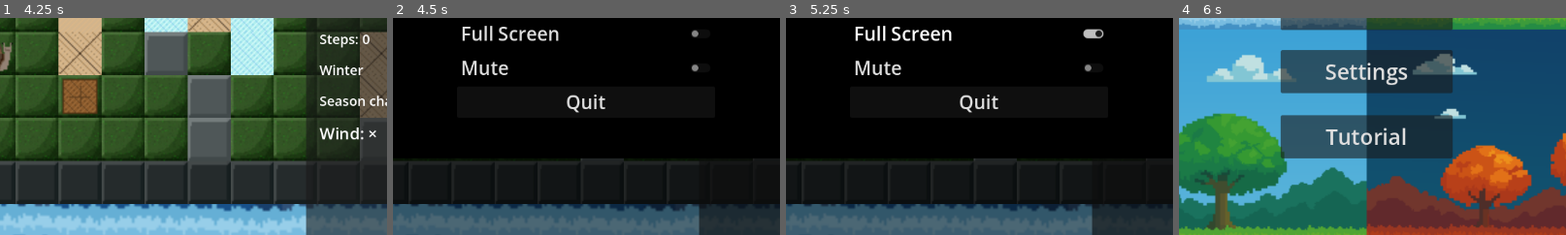
Above: before the commit, frames 1-4 (left to right).
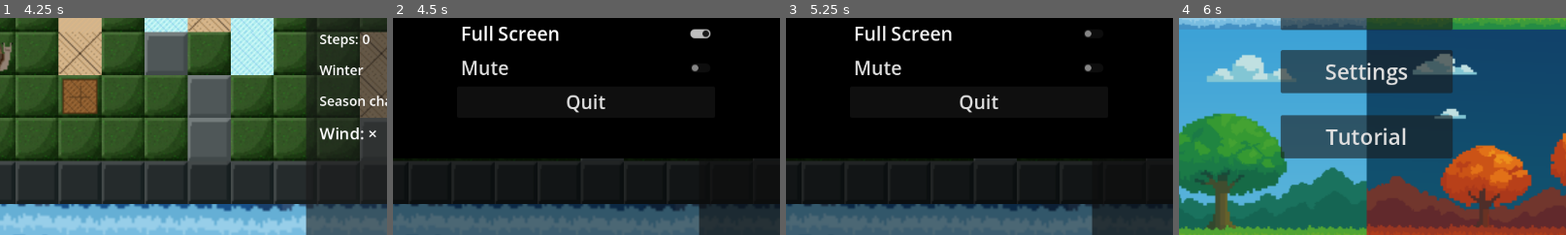
Above: after the commit, the same moments.

Repository: Caleb-sbani/project-seasons
Game: Godot game, scene res://scenes/tutorial_lvl.tscn
The game is run twice, just before and just after one commit, with the same random seed, the same clock (stepped at 60 frames per second) and the same inputs. This scene is started directly instead of the project's main scene.
Inputs:
- Up to frame 1 (4.25 s): click "⚙" at 0.5 s; click "Full Screen" at 1.25 s; click "Home Screen" at 2 s; click "Level Select" at 2.75 s; click "Level One" at 3.5 s
- Up to frame 2 (4.5 s): click "⚙" at 4.25 s
- Up to frame 3 (5.25 s): click "Full Screen" at 5 s
- Up to frame 4 (6 s): click "Home Screen" at 5.75 s
The pictures show only the part of the screen within x 26-76%, y 47-97%; the shares and areas given below are measured in that part.

Frame 1 is identical in both runs. In frame 2, 0.6% of the frame differs, in the area x 18-83%, y 3-11%; in frame 3, 0.2%; in frame 4, nothing differs.
Error after the commit: Invalid access to property or key 'pressed' on a base object of type 'null instance'. (res://scripts/settings_menu.gd:14)

Commit message:
Updates Fullscreen abilities

Diff:
--- a/GameFiles/project-seasons/scripts/settings_menu.gd
+++ b/GameFiles/project-seasons/scripts/settings_menu.gd
@@ -8,11 +8,33 @@
 	$Panel/VBoxContainer/CloseSetting.pressed.connect(_on_closeSetting_button_pressed)
 	$Panel/VBoxContainer/HomeScreen.pressed.connect(_on_homeScreen_button_pressed)
 	$Panel/VBoxContainer/Quit.pressed.connect(_on_quit_button_pressed)
-
-
+	$Panel/VBoxContainer/FullScreen.pressed.connect(_on_fullscreen_toggle_pressed)
+	if DisplayServer.window_get_mode() == DisplayServer.WINDOW_MODE_EXCLUSIVE_FULLSCREEN:
+		$Panel/VBoxContainer/FullScreen.button_pressed = 1
+	$Panel/VBoxContainer/MuteButton.pressed.connect(_on_mute_toggle_pressed)
+	$Panel/VBoxContainer/ZoomButton.pressed.connect(_on_zoom_button_pressed)
 # Called every frame. 'delta' is the elapsed time since the previous frame.
 func _on_closeSetting_button_pressed():
 	queue_free()
+
+func _on_zoom_button_pressed():
+	var popup = $Panel/VBoxContainer/ZoomButton.get_popup()
+	var i = 0
+	while i < popup.item_count:
+		popup.set_item_checked(i, false)
+		i+=1
+	popup.set_item_checked(GlobalLevel.zoom-1, true)
+	await get_tree().process_frame
+	popup.position = $Panel/VBoxContainer/ZoomButton.get_screen_position()
+	var stretch = ProjectSettings.get_setting("display/window/stretch/scale")
+	popup.position.x += $Panel/VBoxContainer/ZoomButton.size.x * stretch
+	var z = await popup.id_pressed + 1
+	if z != GlobalLevel.zoom and DisplayServer.window_get_mode() != DisplayServer.WINDOW_MODE_EXCLUSIVE_FULLSCREEN:
+		GlobalLevel.zoom = z
+		get_window().size = ((Vector2i(1152, 648)*z))
+		#await get_tree().process_frame
+		get_window().content_scale_factor = z
+		ProjectSettings.set_setting("display/window/stretch/scale", z)
 
 func _on_homeScreen_button_pressed():
 	get_tree().change_scene_to_file("res://scenes/title_screen.tscn")
@@ -20,6 +42,32 @@
 func _on_quit_button_pressed():
 	get_tree().quit()
 
+func cal(a : Vector2i, b : Vector2i) -> Vector2:
+	return Vector2(((float) (a.x)/(float)(b.x)), ((float) (a.y)/(float)(b.y)))
+
+func cal2(a : Vector2i, b : Vector2) -> Vector2:
+	return Vector2((float) (a.x*b.x), (float) (a.y*b.y))
+
+func _on_fullscreen_toggle_pressed():
+	if DisplayServer.window_get_mode() == DisplayServer.WINDOW_MODE_EXCLUSIVE_FULLSCREEN:
+		DisplayServer.window_set_mode(DisplayServer.WINDOW_MODE_WINDOWED)
+		DisplayServer.window_set_size((Vector2i(1152, 648)* ProjectSettings.get_setting("display/window/stretch/scale")))
+		get_window().content_scale_factor = ProjectSettings.get_setting("display/window/stretch/scale")
+	else:
+		DisplayServer.window_set_mode(DisplayServer.WINDOW_MODE_EXCLUSIVE_FULLSCREEN)
+		var screen_size = DisplayServer.screen_get_size( DisplayServer.window_get_current_screen())
+		get_window().content_scale_factor = (cal(screen_size, Vector2i(1152, 648))).x
+
+
+func _on_mute_toggle_pressed():
+	if AudioServer.get_bus_index("Master") == -1:
+		return
+	if AudioServer.is_bus_mute(AudioServer.get_bus_index("Master")):
+		AudioServer.set_bus_mute(AudioServer.get_bus_index("Master"), false)
+	else:
+		AudioServer.set_bus_mute(AudioServer.get_bus_index("Master"), true)
+
+
 func _unhandled_input(event):
 	if event is InputEventKey:
 		if event.pressed and event.keycode == KEY_ESCAPE:
